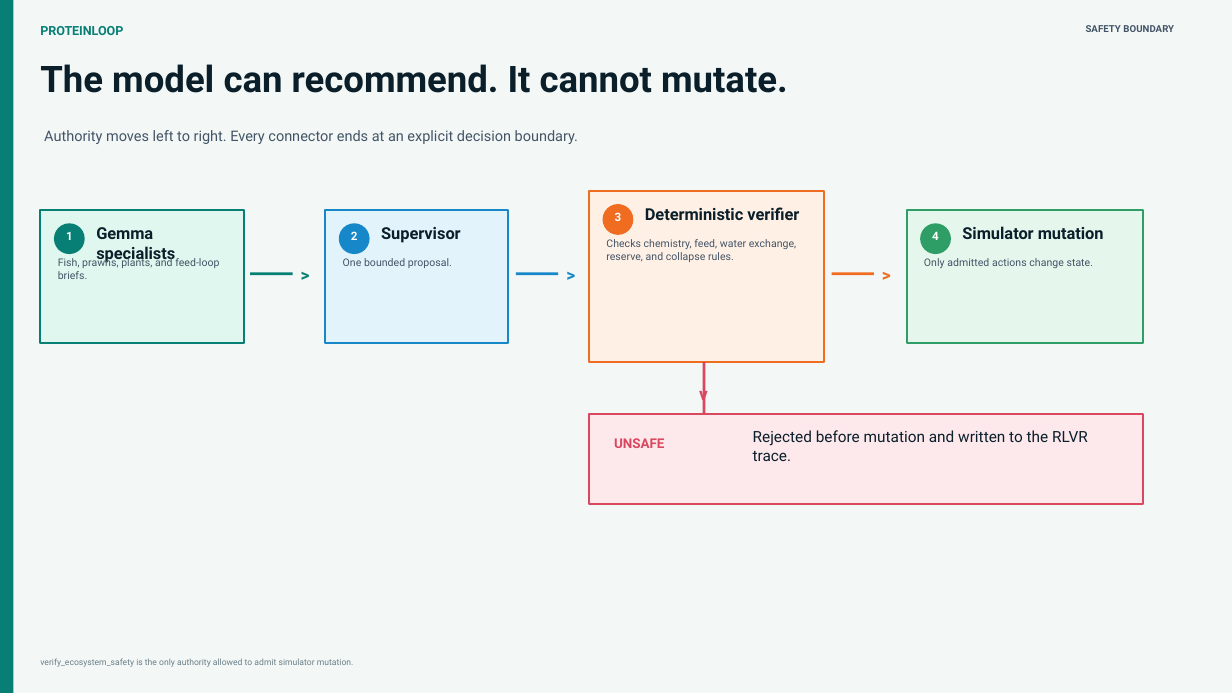
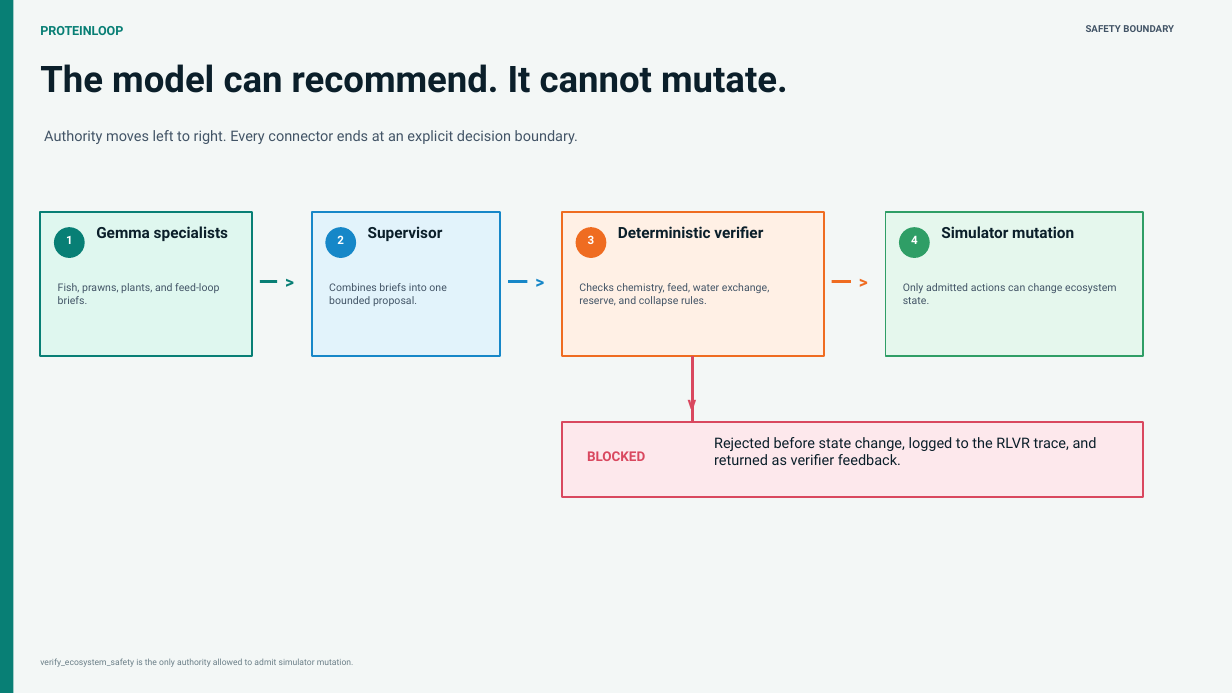
Before and after one commit to Anarpego/ProteinLoop, a slide deck: slide 5 of submission/proteinloop-hackathon-deck.pptx. Drawn at 1232x693 pixels with LibreOffice and Linux fonts; fonts in the diff are those of the drawing. Boxes give left, top, right and bottom in pixels: in the first picture for what was removed or moved away, otherwise in the second. Text is boxed around its words. In the diff, an @@ line names an element or a change of style, - is before the commit and + after.

Commit message:
Improve deck safety layout and offline AMD story

```diff
--- a/submission/proteinloop-hackathon-deck.pptx
+++ b/submission/proteinloop-hackathon-deck.pptx
@@ rectangle: place and size @@
-rectangle at [41, 210, 245, 343]
+rectangle at [41, 212, 252, 356]
@@ text "1": place and size @@
-text "1" at [66, 232, 73, 240]
+text "1" at [66, 236, 73, 244]
@@ ellipse: place and size @@
-ellipse at [54, 224, 84, 254]
+ellipse at [54, 227, 84, 258]
@@ rectangle: place and size @@
-rectangle at [325, 210, 508, 343]
+rectangle at [312, 212, 501, 356]
@@ text "2": place and size @@
-text "2" at [351, 231, 358, 240]
+text "2" at [337, 235, 344, 244]
@@ ellipse: place and size @@
-ellipse at [339, 224, 370, 254]
+ellipse at [325, 227, 356, 258]
@@ text "Supervisor": place and size @@
-text "Supervisor" at [381, 227, 461, 243]
+text "Supervisor" at [368, 226, 443, 241]
@@ rectangle: place and size @@
-rectangle at [590, 190, 824, 361]
+rectangle at [562, 212, 823, 356]
@@ text "3": place and size @@
-text "3" at [615, 212, 622, 221]
+text "3" at [588, 235, 595, 244]
@@ ellipse: place and size @@
-ellipse at [603, 204, 633, 235]
+ellipse at [576, 227, 606, 258]
@@ size 12.8 to 12 pt in 4 elements at [96, 226, 228, 241], [368, 226, 443, 241], [941, 226, 1074, 238], [618, 226, 763, 238] @@
@@ text "Deterministic verifier": place and size @@
-text "Deterministic verifier" at [645, 207, 799, 220]
+text "Deterministic verifier" at [618, 226, 763, 238]
@@ rectangle: place and size @@
-rectangle at [907, 210, 1143, 343]
+rectangle at [885, 212, 1143, 356]
@@ text "4": place and size @@
-text "4" at [932, 231, 939, 240]
+text "4" at [911, 235, 918, 244]
@@ ellipse: place and size @@
-ellipse at [921, 224, 951, 254]
+ellipse at [899, 227, 930, 258]
@@ text "Simulator mutation": place and size @@
-text "Simulator mutation" at [962, 226, 1104, 239]
+text "Simulator mutation" at [941, 226, 1074, 238]
@@ text "Fish, prawns, plants, and feed-loop ...": place and size @@
-text "Fish, prawns, plants, and feed-loop ..." at [58, 257, 219, 279]
+text "Fish, prawns, plants, and feed-loop ..." at [58, 283, 219, 304]
@@ rectangle: place and size @@
-rectangle at [250, 273, 293, 275]
+rectangle at [260, 280, 277, 283]
@@ text ">": place and size @@
-text ">" at [291, 263, 320, 287]
+text ">" at [275, 272, 304, 295]
@@ text at [329, 283, 446, 306]: text changed @@
-One bounded proposal.
+Combines briefs into one bounded proposal.
@@ rectangle: place and size @@
-rectangle at [516, 273, 558, 275]
+rectangle at [508, 280, 528, 283]
@@ text ">": place and size @@
-text ">" at [556, 263, 585, 287]
+text ">" at [526, 272, 555, 295]
@@ text "Checks chemistry, feed, water exchange, ...": place and size @@
-text "Checks chemistry, feed, water exchange, ..." at [606, 239, 796, 262]
+text "Checks chemistry, feed, water exchange, ..." at [579, 283, 769, 306]
@@ rectangle: place and size @@
-rectangle at [832, 273, 874, 275]
+rectangle at [832, 280, 851, 283]
@@ text ">": place and size @@
-text ">" at [872, 263, 901, 287]
+text ">" at [849, 272, 878, 295]
@@ text at [903, 283, 1116, 304]: text changed @@
-Only admitted actions change state.
+Only admitted actions can change ecosystem state.
@@ rectangle: place and size @@
-rectangle at [702, 362, 705, 414]
+rectangle at [691, 356, 694, 421]
@@ text "v": place and size @@
-text "v" at [699, 384, 708, 405]
+text "v" at [688, 393, 697, 414]
@@ rectangle: place and size @@
-rectangle at [590, 414, 1144, 505]
+rectangle at [562, 421, 1143, 496]
@@ text at [714, 437, 1097, 465]: text changed; size 12 to 11.2 pt @@
-Rejected before mutation and written to the RLVR trace.
+Rejected before state change, logged to the RLVR trace, and returned as verifier feedback.
@@ text at [587, 451, 645, 461]: text changed @@
-UNSAFE
+BLOCKED
```
Also in this commit, not shown: 2 other slides changed, 1 slide added, 1 slide removed, 13 other files.
